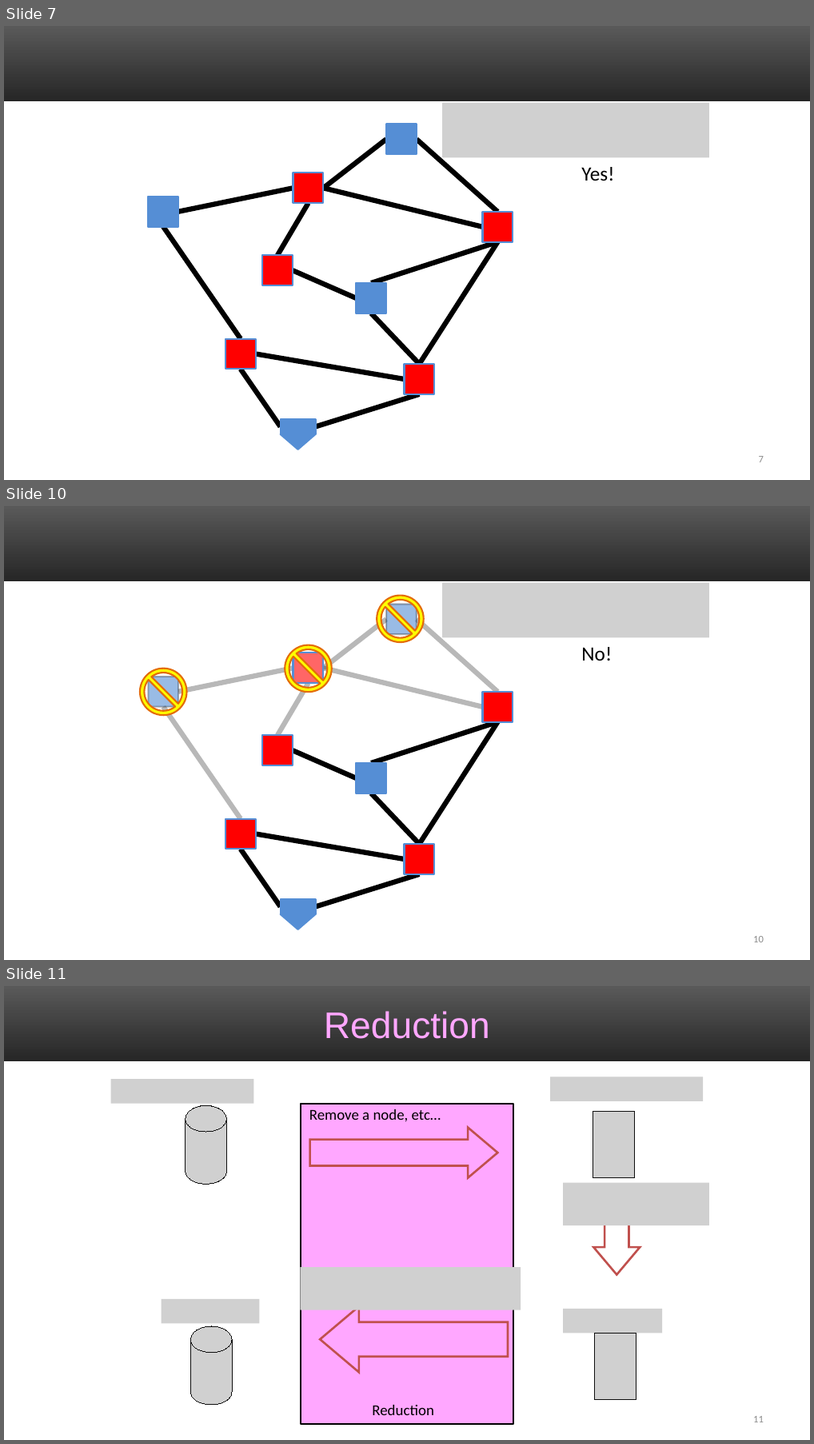
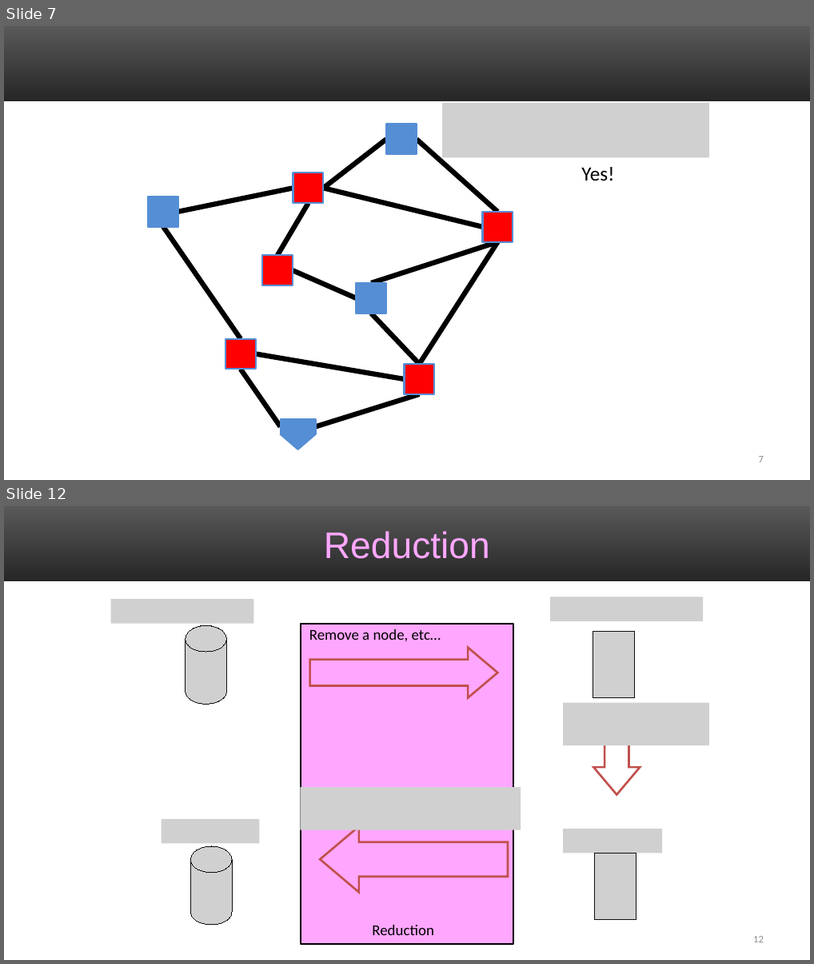
Before and after one commit to markfloryan/dsa2, a slide deck: slides/07-NPCIntro.pptx. Shown one above the other, each under a label of ours: slides 7, 10 and 11 before the commit, slides 7 and 12 after it; the slides between them are not shown. The pictures are 814x1444 and 814x964 pixels, drawn with LibreOffice and Linux fonts; fonts in the diff are those of the drawing; grey boxes stand for pictures. Boxes give left, top, right and bottom in pixels: in the first picture for what was removed or moved away, otherwise in the second. Text is boxed around its words. In the diff, an @@ line names an element or a change of style, - is before the commit and + after.

```diff
--- a/slides/07-NPCIntro.pptx
+++ b/slides/07-NPCIntro.pptx
@@ slide 10 removed at box(4, 506, 810, 960), background #FFFFFF; not listed: 1 template element that a slide beside it also shows @@
@@ no-entry sign removed at box(378, 596, 424, 642) @@
@@ picture removed at box(442, 583, 710, 638) @@
@@ group removed at box(149, 604, 514, 929): 13 lines, 9 rectangles, 1 triangle @@
@@ no-entry sign removed at box(286, 645, 332, 692) @@
@@ text removed at box(582, 647, 612, 660) @@
-No!
@@ no-entry sign removed at box(140, 668, 186, 715) @@
@@ page number removed at box(754, 936, 764, 942) @@
-10
@@ what was slide 11 is now slide 12 @@
```
Also in this commit, not shown: 3 slides changed, 2 slides added, 1 other file.
